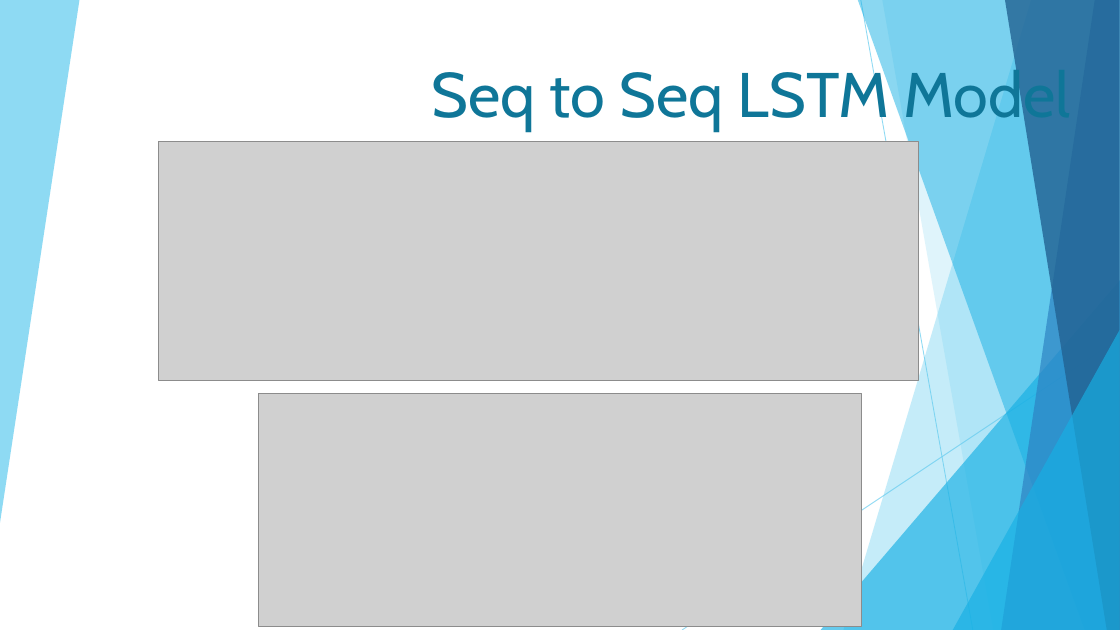
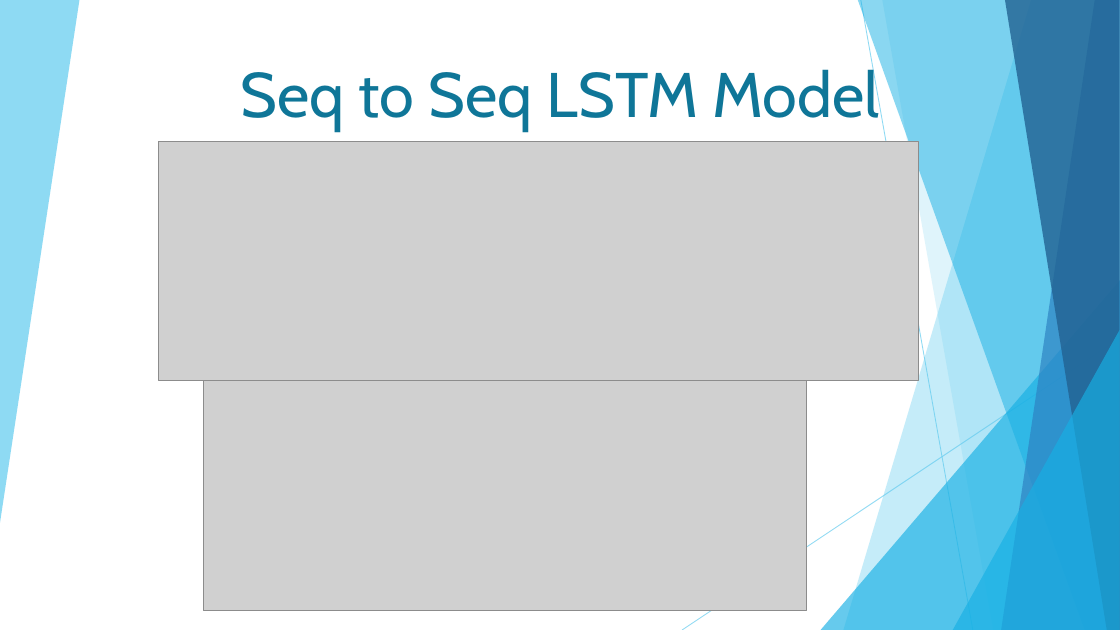
Before and after one commit to HomuraNagato/nerdy_nets, a slide deck: slide 12 of presentation/Nerdy Nets – GPT2.pptx. Drawn at 1120x630 pixels with LibreOffice and Linux fonts; fonts in the diff are those of the drawing; grey boxes stand for pictures. Boxes give left, top, right and bottom in pixels: in the first picture for what was removed or moved away, otherwise in the second. Text is boxed around its words. In the diff, an @@ line names an element or a change of style, - is before the commit and + after.

```diff
--- a/presentation/Nerdy Nets – GPT2.pptx
+++ b/presentation/Nerdy Nets – GPT2.pptx
@@ title "Seq to Seq LSTM Model" at bbox=[240, 63, 879, 131]: alignment right to centre @@
@@ picture: place and size @@
-picture at bbox=[259, 393, 862, 627]
+picture at bbox=[203, 378, 807, 612]
```
Also in this commit, not shown: 2 other slides changed.
